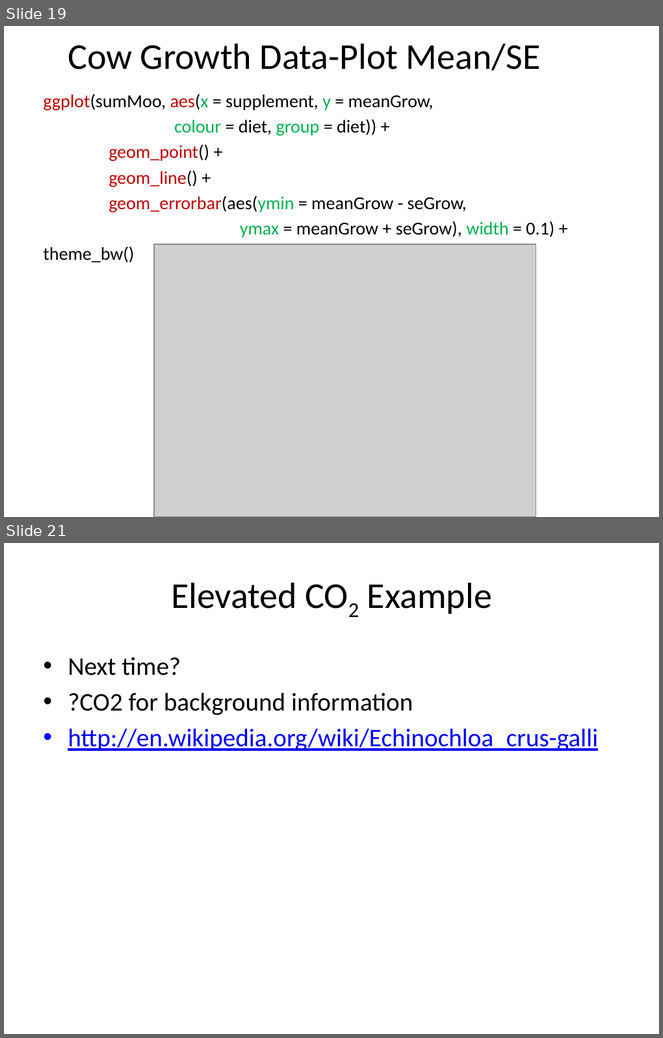
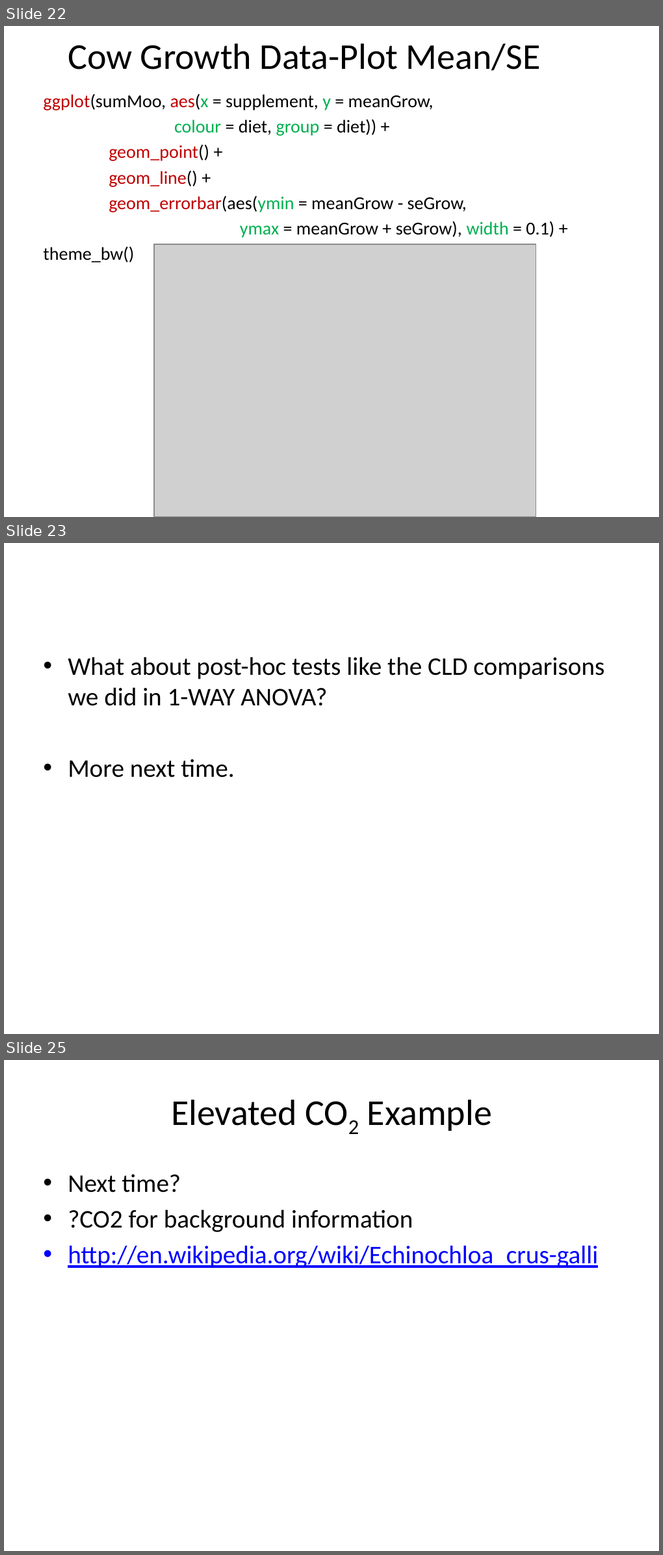
Before and after one commit to cmgienger/6-2WayANOVA, a slide deck: 6-2Way_ANOVA.pptx. Shown one above the other, each under a label of ours: slides 19 and 21 before the commit, slides 22, 23 and 25 after it; the slides between them are not shown. The pictures are 663x1038 and 663x1555 pixels, drawn with LibreOffice and Linux fonts; fonts in the diff are those of the drawing; grey boxes stand for pictures. Boxes give left, top, right and bottom in pixels: in the first picture for what was removed or moved away, otherwise in the second. Text is boxed around its words. In the diff, an @@ line names an element or a change of style, - is before the commit and + after.

```diff
--- a/6-2Way_ANOVA.pptx
+++ b/6-2Way_ANOVA.pptx
@@ slide 23 added at (4,543,659,1034), background #FFFFFF @@
@@ text added at (68,657,605,778), 28 pt, text #000000 @@
+• What about post-hoc tests like the CLD comparisons we did in 1-WAY ANOVA?
+• More next time.
@@ what was slide 19 is now slide 22 @@
@@ what was slide 21 is now slide 25 @@
```
Also in this commit, not shown: 7 slides changed, 3 other slides added, 2 other files.
